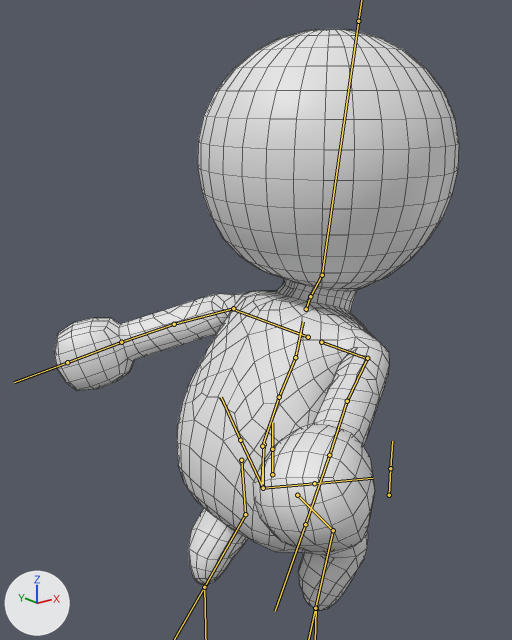
One commit to the FBX model LeafBoiProject/Assets/Models/Sprig.fbx: the scene before it, then after it.
Rendered twice from a 50 mm lens placed at (-4.85, -6.02, 6.25), pointed at (0.22, 0.32, 3.71). The lights are fixed; the arrows at lower left show +X, +Y and +Z. Both versions are drawn at frame 1 of the action 'metarig|Dash'; the numbers are the values there. The bones that bend it are drawn over the model as lines. Mesh edges are drawn as thin lines.

Objects in the first picture: 'SprigRetopo.001'.
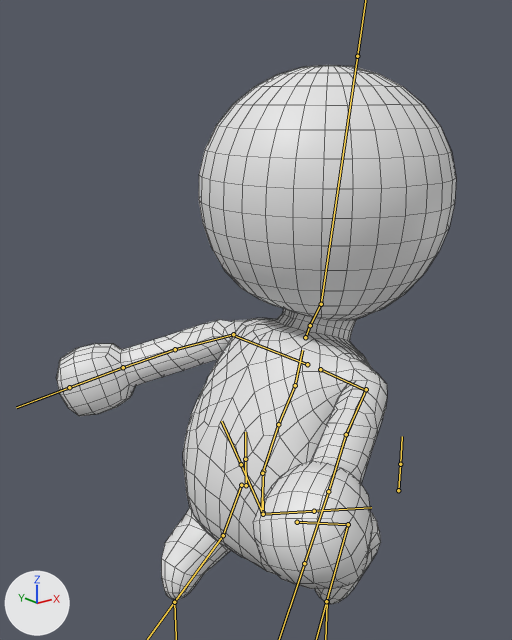
What changed in the scene script:
```text
Change bone_shinik_l:
    where bone_shinik_l = bpy.data.objects['metarig'].pose.bones['shinIK.L']
    bone_shinik_l.location: (-0.53, -0.48, 0.0) -> (-0.99, -0.48, 0.0)
Change bone_shinik_r:
    where bone_shinik_r = bpy.data.objects['metarig'].pose.bones['shinIK.R']
    bone_shinik_r.location: (0.39, -0.43, 0.0) -> (0.58, -0.43, 0.0)
Change bone_hips_main:
    where bone_hips_main = bpy.data.objects['metarig'].pose.bones['Hips_Main']
    bone_hips_main.location: (0.01, -0.15, 0.0) -> (-0.01, 0.22, 0.0)
Change bone_thigh_l:
    where bone_thigh_l = bpy.data.objects['metarig'].pose.bones['thigh.L']  # child of 'Hips'
    bone_thigh_l.rotation_quaternion: (0.991, 0.088, -0.019, -0.097) -> (0.963, 0.211, -0.17, -0.002)  # degrees (10, -1, -11) -> degrees (25, -19, -5)
Change bone_shin_l:
    where bone_shin_l = bpy.data.objects['metarig'].pose.bones['shin.L']  # child of 'thigh.L'
    bone_shin_l.rotation_quaternion: (0.896, -0.037, -0.072, 0.436) -> (0.848, -0.034, -0.063, 0.525)  # degrees (-7, -6, 52) -> degrees (-7, -4, 64)
Change bone_thigh_r:
    where bone_thigh_r = bpy.data.objects['metarig'].pose.bones['thigh.R']  # child of 'Hips'
    bone_thigh_r.rotation_quaternion: (0.931, -0.059, 0.052, -0.356) -> (0.819, -0.066, 0.036, -0.569)  # degrees (-8, 3, -42) -> degrees (-9, -1, -69)
Change bone_shin_r:
    where bone_shin_r = bpy.data.objects['metarig'].pose.bones['shin.R']  # child of 'thigh.R'
    bone_shin_r.rotation_quaternion: (0.89, -0.004, -0.033, 0.456) -> (0.734, -0.029, -0.039, 0.677)  # degrees (-2, -3, 54) -> degrees (-5, -1, 85)
```

Location of each change, [x1, y1, x2, y2] in pixels of the pictures (512 x 640 px):
'SprigRetopo.001', posed (7% shorter)
    before: [54, 29, 459, 611]
    after: [56, 65, 456, 604]
bone 'Hips_Main', root to tip
    before: (264, 444) to (261, 487)
    after: (263, 471) to (261, 513)
bone 'thigh.L', root to tip
    before: (241, 460) to (245, 514)
    after: (241, 485) to (223, 535)
bone 'shin.L', root to tip
    before: (245, 514) to (204, 587)
    after: (223, 535) to (174, 602)
bone 'thigh.R', root to tip
    before: (297, 495) to (333, 530)
    after: (297, 522) to (348, 524)
bone 'shin.R', root to tip
    before: (333, 530) to (315, 608)
    after: (348, 524) to (326, 601)
